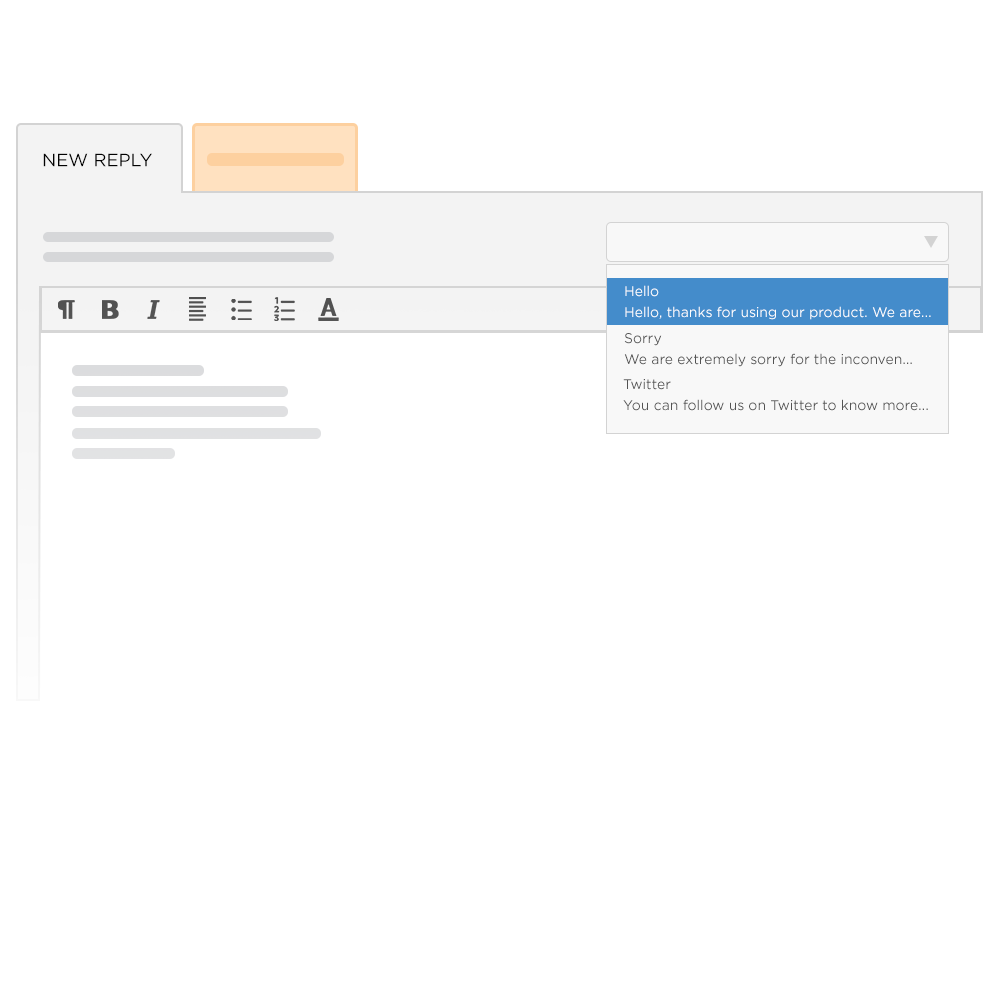
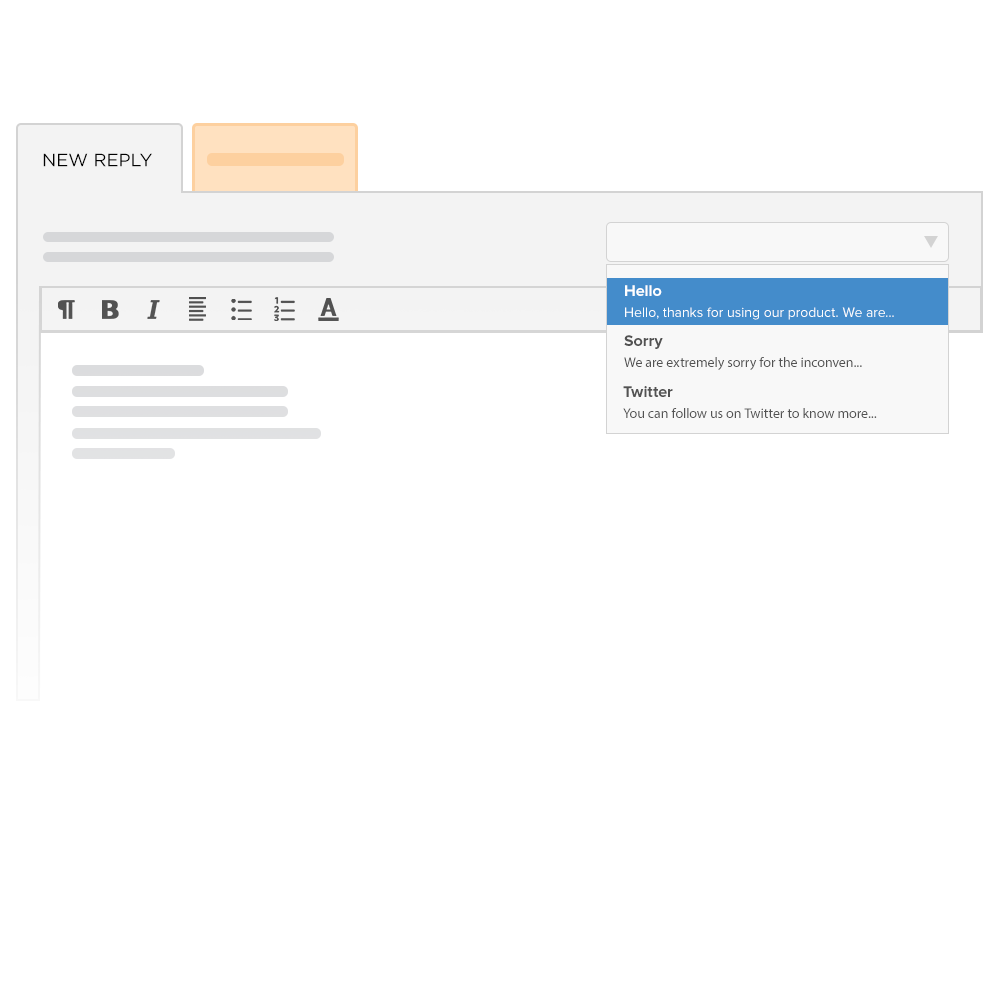
Layer changes from the first 1000x1000 image to the second:
painted on "Hello Hello, thanks for using our product. We are..." over [625, 285, 931, 320]
painted on "Twitter You can follow us on Twitter to know more..." over [623, 379, 928, 418]
painted on "Sorry We are extremely sorry for the inconven..." over [624, 333, 912, 370]
